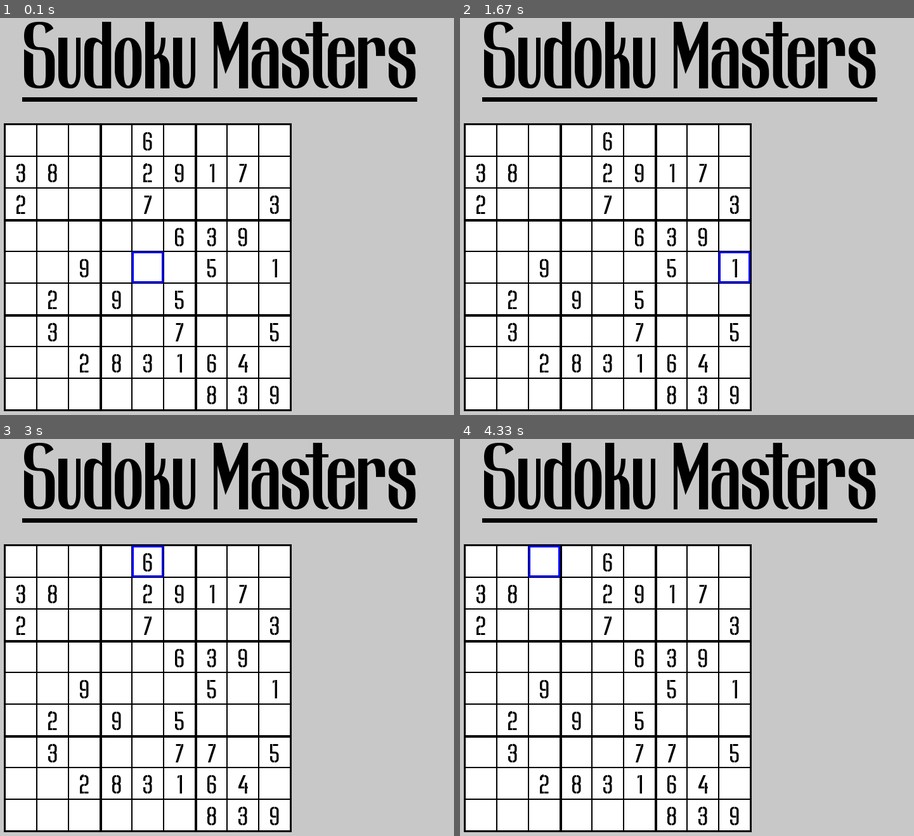
Above: before the commit, frames 1-4 (two rows, left to right).
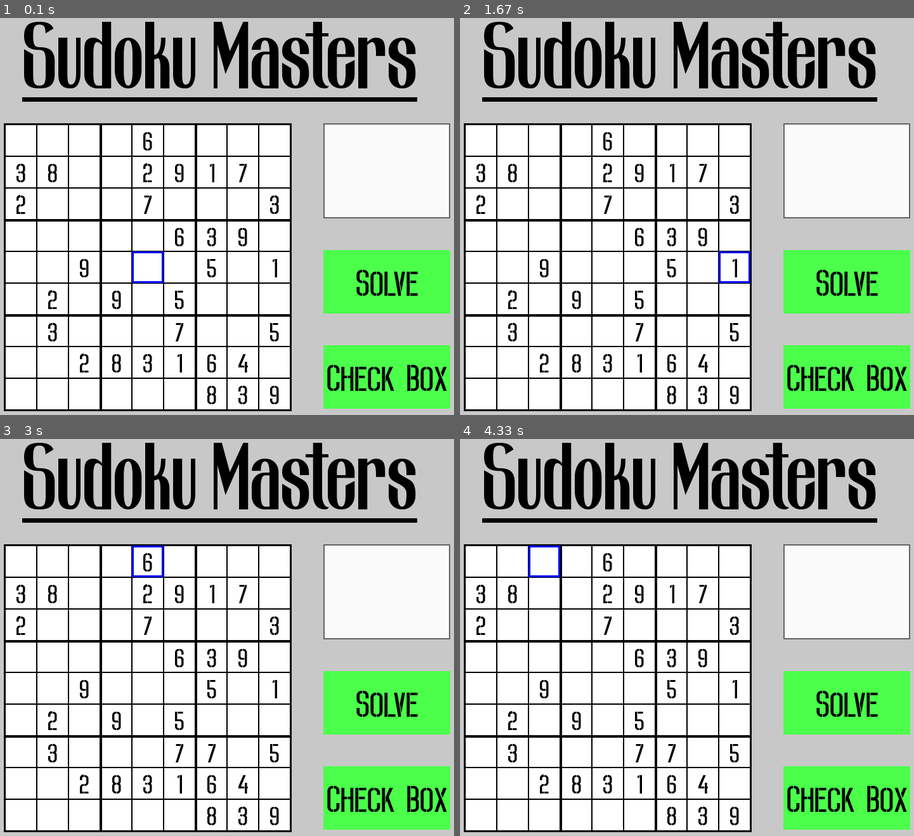
Above: after the commit, the same moments.

Repository: aditya-sahai/Sudoku-Game
Game: pygame game, started from GameWindow.py
The game is run twice, just before and just after one commit, with the same random seed, the same clock (stepped at 60 frames per second) and the same inputs.
Inputs (mouse positions are in pixels of both pictures, inside the frame that each line leads up to):
- Up to frame 1 (0.1 s): no input
- Up to frame 2 (1.67 s): click (687, 220) at 0.38 s; click (687, 248) at 0.72 s; click (528, 152) at 1.05 s; click (746, 260) at 1.38 s
- Up to frame 3 (3 s): click (104, 554) at 1.72 s; click (204, 756) at 2.05 s; tap 7 at 2.33 s; click (154, 550) at 2.72 s
- Up to frame 4 (4.33 s): click (519, 685) at 3.55 s; click (528, 585) at 3.88 s; click (537, 558) at 4.22 s

The runs differ from the first frame. In frame 1, 16% of the frame differs, in the area x 71-100%, y 26-99%; in frame 2, 16%; in frame 3, 16%; in frame 4, 16%.

Commit message:
Drawing The Utility Buttons (Solve, Time, Check)

Diff:
--- a/GameWindow.py
+++ b/GameWindow.py
@@ -87,6 +87,37 @@
 
         pygame.draw.rect(self.sudoku_surface, (0, 0, 255), self.SudokuGenerator.grid[self.selected_row][self.selected_col]["rect"], 3)
 
+    def draw_utility_boxes(self):
+        """Draws the time button, solve button and check box button."""
+
+        pygame.draw.rect(self.settings.win, self.settings.TIME_BOX_COLOR, self.settings.TIME_BOX_RECT)
+        pygame.draw.rect(self.settings.win, self.settings.SOLVE_BOX_COLOR, self.settings.SOLVE_BOX_RECT)
+        pygame.draw.rect(self.settings.win, self.settings.CHECK_BOX_COLOR, self.settings.CHECK_BOX_RECT)
+
+        pygame.draw.rect(
+            self.settings.win,
+            (250, 250, 250),
+            (self.settings.TIME_BOX_RECT.x + 2, self.settings.TIME_BOX_RECT.y + 2, self.settings.TIME_BOX_RECT.width - 4, self.settings.TIME_BOX_RECT.height - 4)
+        )
+        pygame.draw.rect(self.settings.win, self.settings.SOLVE_BOX_COLOR, self.settings.SOLVE_BOX_RECT)
+        pygame.draw.rect(self.settings.win, self.settings.CHECK_BOX_COLOR, self.settings.CHECK_BOX_RECT)
+
+        text = self.settings.write_center_text(
+            "Solve",
+            self.settings.SOLVE_BOX_RECT,
+            (0, 0, 0),
+            self.settings.BUTTON_FONT
+        )
+        self.settings.win.blit(text["text"], text["rect"])
+
+        text = self.settings.write_center_text(
+            "Check Box",
+            self.settings.CHECK_BOX_RECT,
+            (0, 0, 0),
+            self.settings.BUTTON_FONT
+        )
+        self.settings.win.blit(text["text"], text["rect"])
+
     def draw_window(self):
         """Draws the game window."""
 
@@ -95,14 +126,15 @@
         self.draw_sudoku()
         self.settings.win.blit(self.sudoku_surface, (self.settings.SUDOKU_X, self.settings.SUDOKU_Y))
 
-        # pygame.draw.rect(self.settings.win, (0, 0, 0), self.settings.GAME_WINDOW_HAEDING_RECT)
         text = self.settings.write_center_text(
             "Sudoku Masters",
-            self.settings.GAME_WINDOW_HAEDING_RECT,
+            self.settings.GAME_WINDOW_HEADING_RECT,
             (0, 0, 0),
             self.settings.HEADNG_FONT
         )
         self.settings.win.blit(text["text"], text["rect"])
+
+        self.draw_utility_boxes()
 
     def event_loop(self):
         """The event loop for events like closing he window."""
--- a/PygameConfig.py
+++ b/PygameConfig.py
@@ -27,9 +27,9 @@
 
         self.GAME_WINDOW_HEADING_X = self.BLOCK_SIZE
         self.GAME_WINDOW_HEADING_Y = self.BLOCK_SIZE
-        self.GAME_WINDOW_HEADING_WIDTH = 1.5 * self.SUDOKU_WIDTH
+        self.GAME_WINDOW_HEADING_WIDTH = self.SUDOKU_WIDTH * 1.5
         self.GAME_WINDOW_HEADING_HEIGHT = self.SUDOKU_Y - self.GAME_WINDOW_HEADING_Y - self.BLOCK_SIZE
-        self.GAME_WINDOW_HAEDING_RECT = pygame.Rect(
+        self.GAME_WINDOW_HEADING_RECT = pygame.Rect(
              self.GAME_WINDOW_HEADING_X,
              self.GAME_WINDOW_HEADING_Y,
              self.GAME_WINDOW_HEADING_WIDTH,
@@ -38,6 +38,44 @@
 
         self.HEADNG_FONT = pygame.font.Font("Fonts/Brianne.ttf", 150)
         self.HEADNG_FONT.set_underline(True)
+
+        self.TIME_BOX_X = self.SUDOKU_X + self.SUDOKU_WIDTH + self.BLOCK_SIZE
+        self.TIME_BOX_Y = self.SUDOKU_Y
+        self.IME_BOX_WIDTH = self.BLOCK_SIZE * 4
+        self.TIME_BOX_HEIGHT = self.BLOCK_SIZE * 3
+        self.TIME_BOX_RECT = pygame.Rect(
+            self.TIME_BOX_X,
+            self.TIME_BOX_Y,
+            self.IME_BOX_WIDTH,
+            self.TIME_BOX_HEIGHT
+        )
+        self.TIME_BOX_COLOR = (100, 100, 100)
+
+        self.SOLVE_BOX_X = self.SUDOKU_X + self.SUDOKU_WIDTH + self.BLOCK_SIZE
+        self.SOLVE_BOX_Y = self.TIME_BOX_Y + self.TIME_BOX_HEIGHT + self.BLOCK_SIZE
+        self.SOLVE_BOX_WIDTH = self.BLOCK_SIZE * 4
+        self.SOLVE_BOX_HEIGHT = self.BLOCK_SIZE * 2
+        self.SOLVE_BOX_RECT = pygame.Rect(
+            self.SOLVE_BOX_X,
+            self.SOLVE_BOX_Y,
+            self.SOLVE_BOX_WIDTH,
+            self.SOLVE_BOX_HEIGHT
+        )
+        self.SOLVE_BOX_COLOR = (75, 255, 75)
+
+        self.CHECK_BOX_X = self.SUDOKU_X + self.SUDOKU_WIDTH + self.BLOCK_SIZE
+        self.CHECK_BOX_Y = self.SOLVE_BOX_Y + self.SOLVE_BOX_HEIGHT + self.BLOCK_SIZE
+        self.CHECK_BOX_WIDTH = self.BLOCK_SIZE * 4
+        self.CHECK_BOX_HEIGHT = self.BLOCK_SIZE * 2
+        self.CHECK_BOX_RECT = pygame.Rect(
+            self.CHECK_BOX_X,
+            self.CHECK_BOX_Y,
+            self.CHECK_BOX_WIDTH,
+            self.CHECK_BOX_HEIGHT
+        )
+        self.CHECK_BOX_COLOR = (75, 255, 75)
+
+        self.BUTTON_FONT = pygame.font.Font("Fonts/Howkins.ttf", 70)
 
     def write_center_text(self, text, rect, color, font):
         """Writes the given text at the center of the given rect"""
